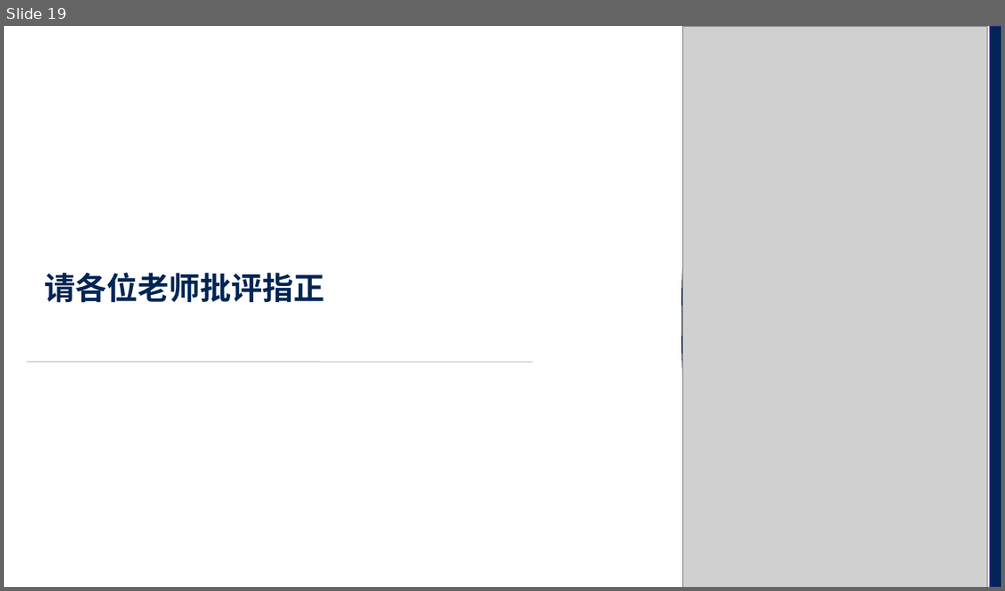
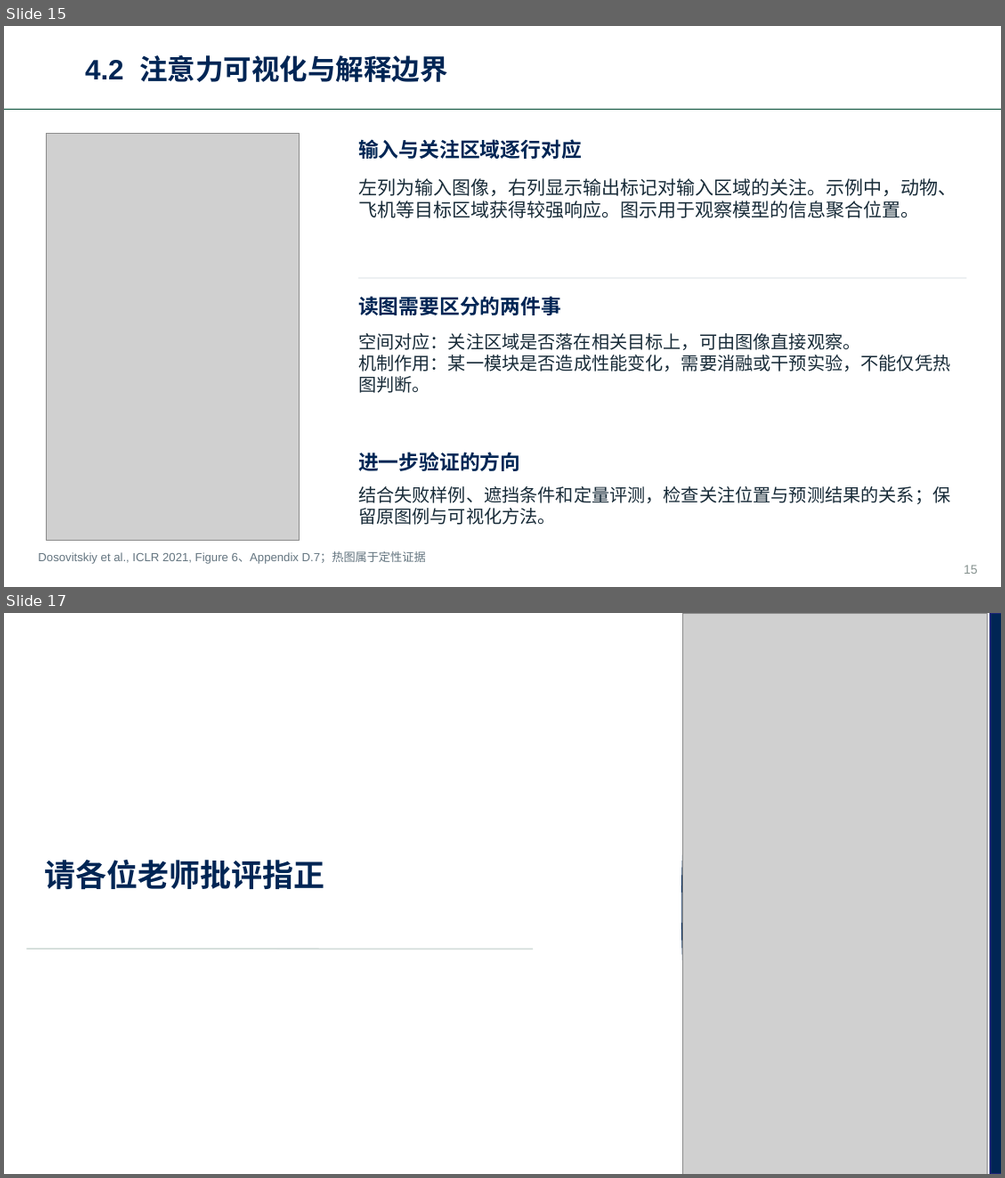
Before and after one commit to haodijia/whu-ppt-skill, a slide deck: assets/whu-template.pptx. Shown one above the other, each under a label of ours: slide 19 before the commit, slides 15 and 17 after it; the slides between them are not shown. The pictures are 1005x591 and 1005x1178 pixels, drawn with LibreOffice and Linux fonts; fonts in the diff are those of the drawing; grey boxes stand for pictures; background and template pictures are left out. Boxes give left, top, right and bottom in pixels: in the first picture for what was removed or moved away, otherwise in the second. Text is boxed around its words. In the diff, an @@ line names an element or a change of style, - is before the commit and + after.

```diff
--- a/assets/whu-template.pptx
+++ b/assets/whu-template.pptx
@@ slide 15 added at box(4, 26, 1001, 587), background #FFFFFF @@
@@ text added at box(85, 55, 448, 82), 27 pt, text #002554, bold @@
+4.2 注意力可视化与解释边界
@@ line added from (4, 109) to (1001, 109), #115740 0.75 pt @@
@@ picture added at box(46, 134, 299, 540) @@
@@ text added at box(358, 139, 582, 159), 19.5 pt, text #002554, bold @@
+输入与关注区域逐行对应
@@ text added at box(358, 178, 956, 218), 18 pt, text #182B38 @@
+左列为输入图像，右列显示输出标记对输入区域的关注。示例中，动物、飞机等目标区域获得较强响应。图示用于观察模型的信息聚合位置。
@@ rectangle added at box(358, 277, 967, 278), fill #CED7DB @@
@@ text added at box(358, 296, 561, 315), 19.5 pt, text #002554, bold @@
+读图需要区分的两件事
@@ text added at box(358, 333, 950, 393), 17.2 pt, text #182B38 @@
+空间对应：关注区域是否落在相关目标上，可由图像直接观察。
+机制作用：某一模块是否造成性能变化，需要消融或干预实验，不能仅凭热图判断。
@@ text added at box(358, 451, 520, 471), 19.5 pt, text #002554, bold @@
+进一步验证的方向
@@ text added at box(358, 486, 950, 524), 17.2 pt, text #182B38 @@
+结合失败样例、遮挡条件和定量评测，检查关注位置与预测结果的关系；保留原图例与可视化方法。
@@ text added at box(38, 551, 426, 564), 11.2 pt, text #647580 @@
+Dosovitskiy et al., ICLR 2021, Figure 6、Appendix D.7；热图属于定性证据
@@ page number added at box(963, 564, 978, 573), 12 pt, text #879390 @@
+15
@@ what was slide 19 is now slide 17 @@
```
Also in this commit, not shown: 12 other slides added, 15 slides removed, 34 other files.
